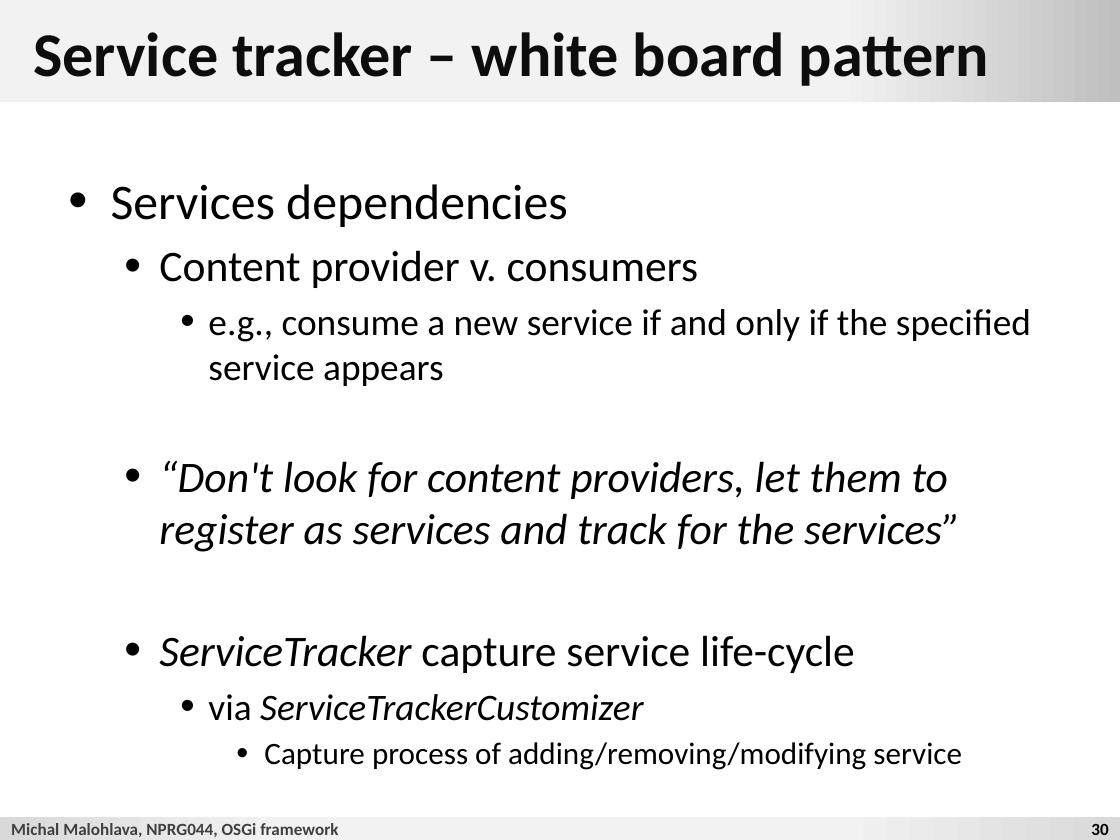
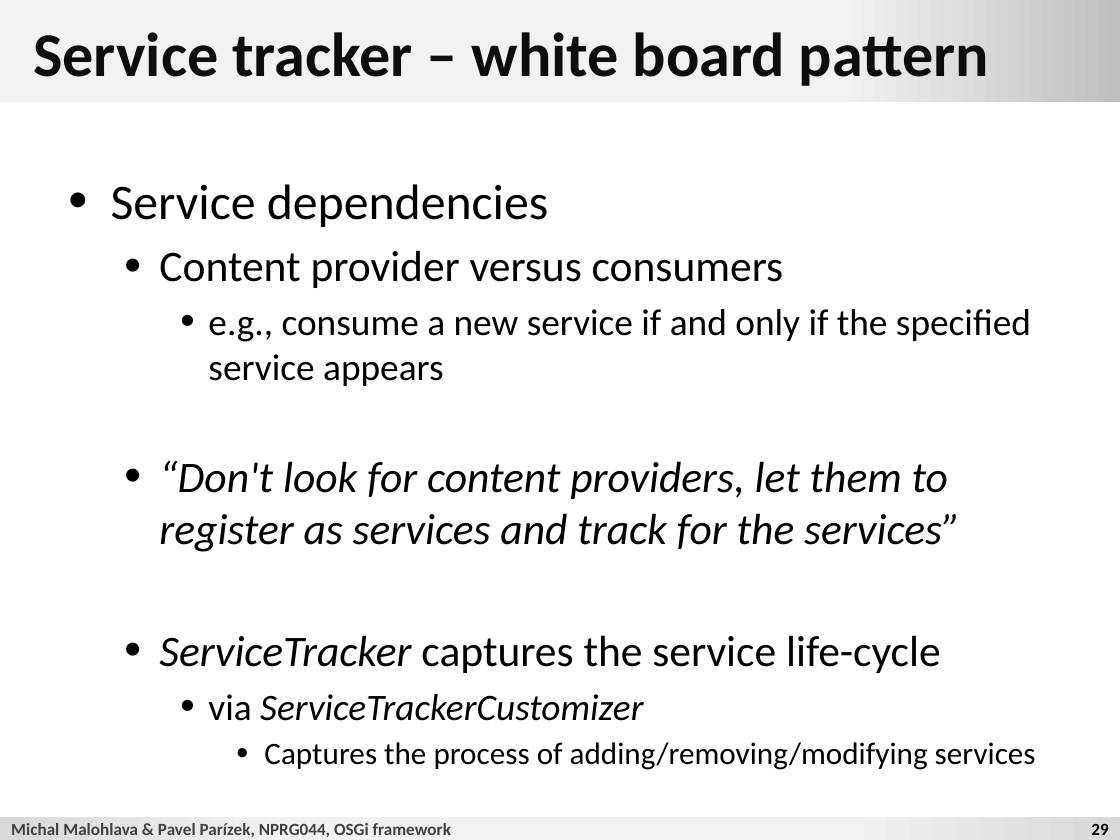
Before and after one commit to d3slect/nprg044-eclipse-platform, a slide deck: slide 29 of slides/2012-13/01-osgi/01-osgi.pptx (slide 30 before the commit). Drawn at 1120x840 pixels with LibreOffice and Linux fonts; fonts in the diff are those of the drawing; background and template pictures are left out. Boxes give left, top, right and bottom in pixels: in the first picture for what was removed or moved away, otherwise in the second. Text is boxed around its words. In the diff, an @@ line names an element or a change of style, - is before the commit and + after.

Commit message:
osgi

```diff
--- a/slides/2012-13/01-osgi/01-osgi.pptx
+++ b/slides/2012-13/01-osgi/01-osgi.pptx
@@ text at (111,184,784,288): text changed @@
-• Services dependencies
-  • Content provider v. consumers
+• Service dependencies
+  • Content provider versus consumers
@@ text at (159,635,941,673): text changed @@
-  • ServiceTracker capture service life-cycle
+  • ServiceTracker captures the service life-cycle
@@ text at (264,742,1036,770): text changed @@
-      • Capture process of adding/removing/modifying service
+      • Captures the process of adding/removing/modifying services
@@ text at (11,823,451,837): text changed @@
-Michal Malohlava, NPRG044, OSGi framework
+Michal Malohlava & Pavel Parízek, NPRG044, OSGi framework
@@ page number at (1091,823,1108,835): text changed @@
-30
+29
```
Also in this commit, not shown: 41 other slides changed, 2 slides removed, 58 other files.
